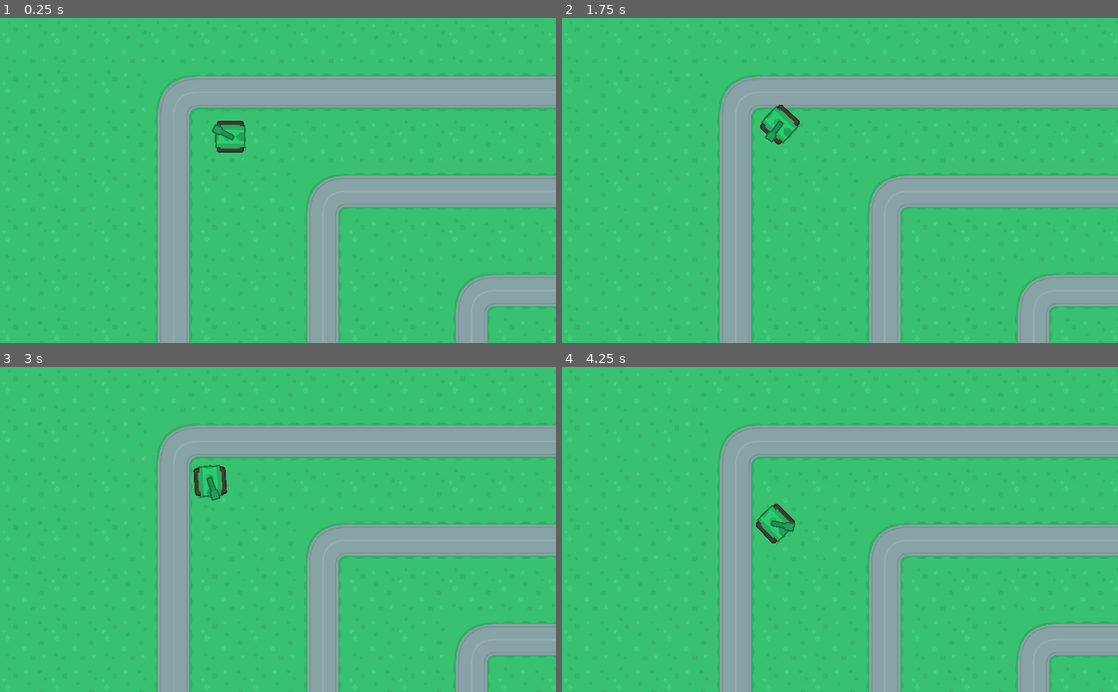
Above: before the commit, frames 1-4 (two rows, left to right).
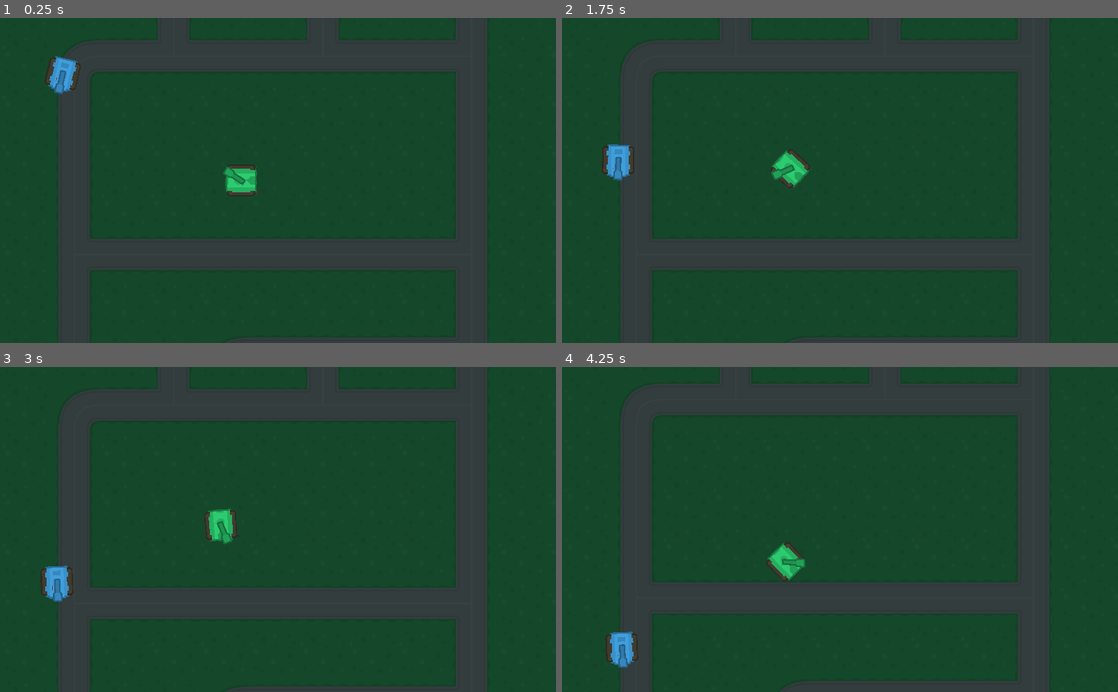
Above: after the commit, the same moments.

Repository: keyWorlds/onceUponATank
Game: Godot game, scene res://scenes/Main.tscn
The game is run twice, just before and just after one commit, with the same random seed, the same clock (stepped at 60 frames per second) and the same inputs.
Inputs (mouse positions are in pixels of both pictures, inside the frame that each line leads up to):
- Up to frame 1 (0.25 s): no input
- Up to frame 2 (1.75 s): move the mouse to (962, 164) at 0.52 s; hold D (turn_right) 0.53-1.28 s; move the mouse to (728, 196) at 1.27 s; hold S (back) from 1.28 s (still down)
- Up to frame 3 (3 s): move the mouse to (333, 458) at 2.02 s; release S (back) at 2.03 s; hold D (turn_right) 2.03-2.78 s; move the mouse to (250, 594) at 2.77 s; hold W (forward) from 2.78 s (still down)
- Up to frame 4 (4.25 s): move the mouse to (1006, 578) at 3.52 s; release W (forward) at 3.53 s; hold A (turn_left) from 3.53 s (still down)

The runs differ from the first frame. In frame 1, 100% of the frame differs, in the area x 0-100%, y 0-100%; in frame 2, 100%; in frame 3, 100%; in frame 4, 100%.

Commit message:
Improve enemy tank movement, add tank aiming

Diff:
--- a/onceUponATank/scenes/EnemyTank.tscn
+++ b/onceUponATank/scenes/EnemyTank.tscn
@@ -8,7 +8,12 @@
 custom_solver_bias = 0.0
 extents = Vector2( 12.2624, 12.1018 )
 
-[node name="EnemyTank" type="KinematicBody2D" index="0"]
+[sub_resource type="CircleShape2D" id=2]
+
+custom_solver_bias = 0.0
+radius = 274.711
+
+[node name="EnemyTank" type="KinematicBody2D"]
 
 position = Vector2( 273.702, 169.3 )
 input_pickable = false
@@ -20,10 +25,12 @@
 "_edit_group_": true
 }
 Bullet = null
-speed = null
-rotation_speed = null
-gun_cooldown = null
-health = null
+speed = 100
+rotation_speed = 0.4
+gun_cooldown = 1.0
+health = 100
+turret_speed = 1.0
+detection_radius = 200.0
 
 [node name="Body" type="Sprite" parent="." index="0"]
 
@@ -58,3 +65,21 @@
 position = Vector2( -0.399994, 0.18338 )
 scale = Vector2( 3.16068, 3.17312 )
 shape = SubResource( 1 )
+
+[node name="DetectionArea" type="Area2D" parent="." index="4"]
+
+input_pickable = true
+gravity_vec = Vector2( 0, 1 )
+gravity = 98.0
+linear_damp = 0.1
+angular_damp = 1.0
+audio_bus_override = false
+audio_bus_name = "Master"
+
+[node name="CollisionShape2D" type="CollisionShape2D" parent="DetectionArea" index="0"]
+
+shape = SubResource( 2 )
+
+[connection signal="body_entered" from="DetectionArea" to="." method="_on_DetectionArea_body_entered"]
+
+[connection signal="body_exited" from="DetectionArea" to="." method="_on_DetectionArea_body_exited"]
--- a/onceUponATank/scenes/Main.tscn
+++ b/onceUponATank/scenes/Main.tscn
@@ -9,7 +9,7 @@
 
 bake_interval = 5.0
 _data = {
-"points": PoolVector2Array( 0, 0, 0, 0, 63.334, 971.506, 0, 0, 0, 0, 52.0474, 2018.35, 0, 0, 0, 0, 464.011, 1995.77, 0, 0, 0, 0, 469.655, 1750.29, 0, 0, 0, 0, 1087.6, 1741.82, 0, 0, 0, 0, 1084.78, 963.041, 0, 0, 0, 0, 49.2257, 968.684 )
+"points": PoolVector2Array( 0, 0, -66.7895, 30.9512, 63.334, 971.506, -32.5071, -120.603, 86.2446, 50.4199, 77.7041, 1991.14, -128.04, -20.566, 49.0931, -78.947, 464.011, 1995.77, -57.0542, 31.8442, 6.13873, -83.4421, 469.655, 1750.29, -131.856, 48.7535, 78.6704, -107.479, 1087.6, 1741.82, 0, 0, -104.515, -43.1694, 1084.78, 963.041, 60.2735, -65.1605, 0, 0, 63.334, 971.506 )
 }
 
 [node name="Node" type="Node2D" index="0"]
@@ -18,6 +18,7 @@
 
 [node name="Ground" type="TileMap" parent="." index="0"]
 
+modulate = Color( 0.378906, 0.374466, 0.374466, 1 )
 mode = 0
 tile_set = ExtResource( 2 )
 cell_size = Vector2( 128, 128 )
@@ -39,17 +40,20 @@
 
 [node name="Tank" parent="." index="1" instance=ExtResource( 3 )]
 
+position = Vector2( 493.432, 1281.13 )
+
 [node name="Paths" type="Node" parent="." index="2"]
 
 [node name="Path2D" type="Path2D" parent="Paths" index="0"]
 
+position = Vector2( -14.2268, 2.66931 )
 curve = SubResource( 1 )
 _sections_unfolded = [ "Visibility" ]
 
 [node name="PathFollow2D" type="PathFollow2D" parent="Paths/Path2D" index="0"]
 
 position = Vector2( 63.334, 971.506 )
-rotation = 1.58158
+rotation = 2.52176
 offset = 0.0
 h_offset = 0.0
 v_offset = 0.0
@@ -64,4 +68,4 @@
 speed = 150
 rotation_speed = 1.0
 gun_cooldown = 0.4
-health = 100
+detection_radius = 800.0
--- a/onceUponATank/scripts/EnemyTank.gd
+++ b/onceUponATank/scripts/EnemyTank.gd
@@ -1,11 +1,31 @@
 extends "res://scripts/Tank.gd"
 
 onready var parent = get_parent()
+
+export (float) var turret_speed
+export (float) var detection_radius
+
+var target = null
 
 func control(delta):
 	# point to player
 	#$Turret.look_at(get_node("/root/Tank").position)
 	if parent is PathFollow2D:
 		parent.set_offset(parent.get_offset() + speed * delta)
+		position = Vector2()
 	else:
 		pass
+
+func _process(delta):
+	if target:
+		var target_dir = (target.global_position - global_position).normalized()
+		var current_dir = Vector2(1, 0).rotated($Turret.global_rotation)
+		$Turret.global_rotation = current_dir.linear_interpolate(target_dir, turret_speed * delta).angle()
+
+func _on_DetectionArea_body_entered(body):
+	if body.name == "Tank":
+		target = body
+
+func _on_DetectionArea_body_exited(body):
+	if body == target:
+		target = null
Not shown: 1 places in onceUponATank/scenes/EnemyTank.tscn that only renumber resources
